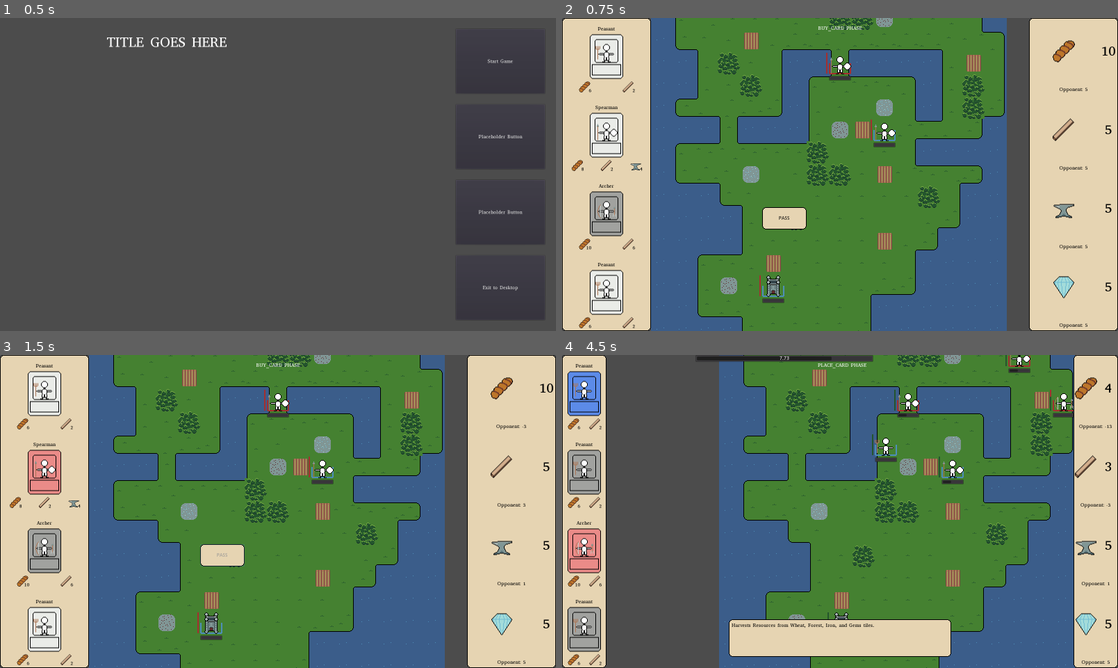
Above: before the commit, frames 1-4 (two rows, left to right).
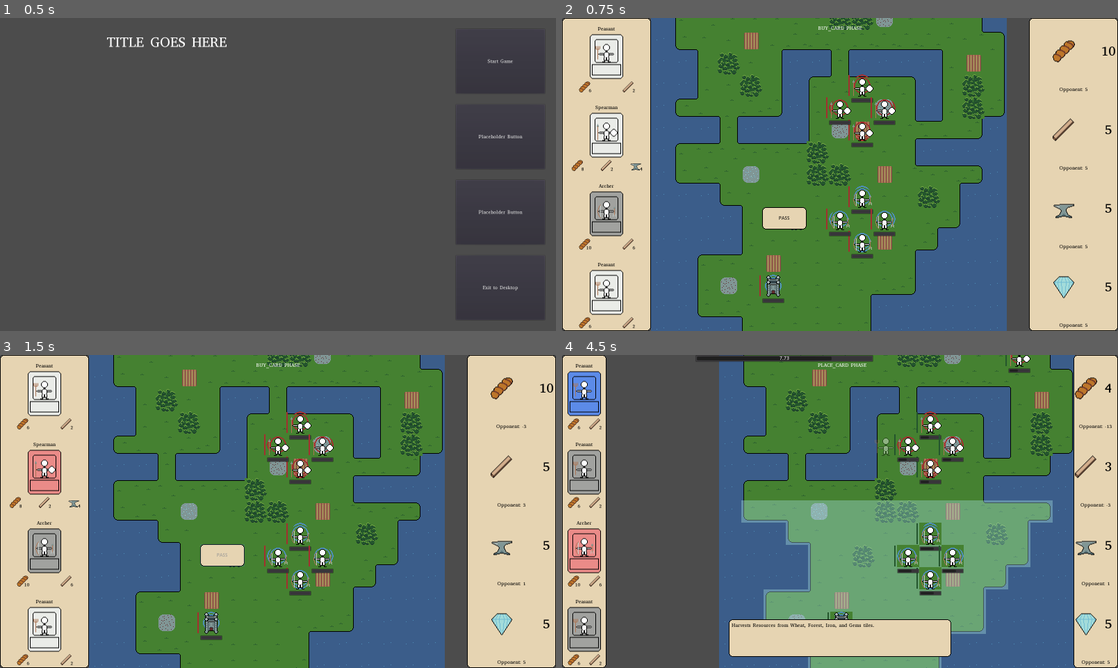
Above: after the commit, the same moments.

Repository: zaneddennis/ld51
Game: Godot game, scene res://MainMenu/MainMenu.tscn
The game is run twice, just before and just after one commit, with the same random seed, the same clock (stepped at 60 frames per second) and the same inputs.
Inputs (mouse positions are in pixels of both pictures, inside the frame that each line leads up to):
- Up to frame 1 (0.5 s): no input
- Up to frame 2 (0.75 s): click "Start Game" at 0.5 s
- Up to frame 3 (1.5 s): click "PASS" at 1.25 s
- Up to frame 4 (4.5 s): move the mouse to (962, 495) at 2.02 s; hold E (rotate_right, bound only after the commit) 2.03-2.78 s; click (962, 495) at 2.1 s; tap Enter at 2.75 s; move the mouse to (728, 527) at 2.77 s; hold Q (rotate_left, bound only after the commit) 2.78-3.5 s; click (728, 527) at 2.85 s; click (584, 392) at 3.52 s; move the mouse to (895, 442) at 4.27 s; hold E (rotate_right, bound only after the commit) from 4.28 s (still down); click (895, 442) at 4.35 s

Frame 1 is identical in both runs. In frame 2, 1.9% of the frame differs, in the area x 36-60%, y 11-90%; in frame 3, 1.9%; in frame 4, 18%, in the area x 32-92%, y 0-100%.
Error after the commit: Invalid get index '0' (on base: 'Array'). (res://ActiveGame/PlaceUnitIndicator.gd:54)

Commit message:
added rotation to units

Diff:
--- a/ActiveGame/ActiveGame.gd
+++ b/ActiveGame/ActiveGame.gd
@@ -80,7 +80,7 @@
 #		p.hide()
 
 
-func SpawnUnit(unitName, coords, team=0):
+func SpawnUnit(unitName, coords, team=0, dir=0):
 	var tm = get_node("World/Tilemaps/Units")
 	var unitTileId = tm.tile_set.find_tile_by_name(unitName)
 	tm.set_cellv(coords, unitTileId)
@@ -90,9 +90,10 @@
 	ui.unitName = unitName
 	ui.unitTeam = team
 	ui.coords = coords
+	ui.unitDir = dir
 	ui.Activate()
 
-func SpawnFadingAlert(coords, text="", color="", spritePath=""):
+func SpawnFadingAlert(coords, text="", color="", spritePath="", dir=0):
 	var fa = FadingAlert.instance()
 	$World.add_child(fa)
 	fa.position = (coords * 64) + Vector2(32, 32)
@@ -104,8 +105,9 @@
 
 	if spritePath:
 		fa.get_node("Sprite").texture = load("res://" + spritePath)
+		fa.get_node("Sprite").rotation = dir * (PI/2)
 
-func SpawnAOEEffect(coords, map, effect="Damage", spritepath=""):
+func SpawnAOEEffect(coords, map, effect="Damage", spritepath="", dir=0):
 	var aoe = AOE.instance()
 	$World.add_child(aoe)
 	aoe.position = (coords * 64)
@@ -114,7 +116,7 @@
 		var tileId = aoe.get_node("TileMap").tile_set.find_tile_by_name(effect)
 		aoe.get_node("TileMap").set_cellv(v, tileId)
 		if spritepath:
-			SpawnFadingAlert(coords + v, "", "", spritepath)
+			SpawnFadingAlert(coords + v, "", "", spritepath, dir)
 
 
 func CheckAOE_OLD(coords, map, attack, isMagic=false):
--- a/ActiveGame/ActiveGame.tscn
+++ b/ActiveGame/ActiveGame.tscn
@@ -1673,7 +1673,7 @@
 z_index = 1
 tile_set = SubResource( 4 )
 format = 1
-tile_data = PoolIntArray( 8, 0, 0, 196616, 4, 0, 393226, 4, 0, 851973, 0, 0 )
+tile_data = PoolIntArray( 8, 0, 0, 262153, 4, 0, 327688, 4, 0, 327690, 4, 0, 393225, 4, 0, 589833, 3, 0, 655368, 3, 0, 655370, 3, 0, 720905, 3, 0, 851973, 0, 0 )
 
 [node name="UnitPlacement" type="TileMap" parent="World/Tilemaps"]
 modulate = Color( 1, 1, 1, 0.392157 )
@@ -1693,16 +1693,55 @@
 unitTeam = 1
 coords = Vector2( 8, 0 )
 
-[node name="UnitInstance2" parent="World/Units" instance=ExtResource( 17 )]
-position = Vector2( 544, 224 )
+[node name="UnitInstance10" parent="World/Units" instance=ExtResource( 17 )]
+position = Vector2( 608, 288 )
 unitName = "Spearman"
 unitTeam = 1
-coords = Vector2( 8, 3 )
-
-[node name="UnitInstance3" parent="World/Units" instance=ExtResource( 17 )]
-position = Vector2( 672, 416 )
+coords = Vector2( 9, 4 )
+
+[node name="UnitInstance11" parent="World/Units" instance=ExtResource( 17 )]
+position = Vector2( 672, 352 )
 unitName = "Spearman"
-coords = Vector2( 10, 6 )
+unitTeam = 1
+unitDir = 1
+coords = Vector2( 10, 5 )
+
+[node name="UnitInstance12" parent="World/Units" instance=ExtResource( 17 )]
+position = Vector2( 608, 416 )
+unitName = "Spearman"
+unitTeam = 1
+unitDir = 2
+coords = Vector2( 9, 6 )
+
+[node name="UnitInstance13" parent="World/Units" instance=ExtResource( 17 )]
+position = Vector2( 544, 352 )
+unitName = "Spearman"
+unitTeam = 1
+unitDir = 3
+coords = Vector2( 8, 5 )
+
+[node name="UnitInstance14" parent="World/Units" instance=ExtResource( 17 )]
+position = Vector2( 608, 608 )
+unitName = "Archer"
+coords = Vector2( 9, 9 )
+
+[node name="UnitInstance15" parent="World/Units" instance=ExtResource( 17 )]
+position = Vector2( 672, 672 )
+unitName = "Archer"
+unitDir = 1
+coords = Vector2( 10, 10 )
+
+[node name="UnitInstance16" parent="World/Units" instance=ExtResource( 17 )]
+position = Vector2( 608, 736 )
+unitName = "Archer"
+unitDir = 2
+coords = Vector2( 9, 11 )
+
+[node name="UnitInstance17" parent="World/Units" instance=ExtResource( 17 )]
+position = Vector2( 544, 672 )
+unitName = "Archer"
+unitDir = 3
+coords = Vector2( 8, 10 )
 
 [node name="Projectiles" type="Node2D" parent="World"]
 
--- a/ActiveGame/PlaceUnitIndicator.gd
+++ b/ActiveGame/PlaceUnitIndicator.gd
@@ -2,6 +2,8 @@
 
 
 onready var ag = get_node("/root/ActiveGame")
+
+var unitDir = 0
 
 
 func _ready():
@@ -15,8 +17,47 @@
 func Activate(unitName):
 	var unitTileId = ag.get_node("World/Tilemaps/Units").tile_set.find_tile_by_name(unitName)
 	var unitTextureRegion = ag.get_node("World/Tilemaps/Units").tile_set.tile_get_region(unitTileId)
-	#var unitTexture = unitsTexture.duplicate()
-	#print(unitTexture)
 
-	#$Sprite.texture = unitTexture
 	$Sprite.region_rect = unitTextureRegion
+
+	var unitType = Database.cards[unitName]["unitType"]
+
+	match unitType:
+		"projectile":
+			var maxRange = Database.cards[unitName]["maxRange"]
+			for i in range(1, 1+maxRange):
+				$TileMap.set_cell(0, i, 0)
+
+		"melee":
+			var aoeMap = Database.cards[unitName]["aoeMap"]
+			for v in aoeMap:
+				$TileMap.set_cellv(v, 0)
+
+		"mage":
+			var color = 0
+			if unitName == "Woodland Sage":
+				color = 1
+
+			#var aoeMap = Database.cards[unitName]["aoeMap"]
+			var spell = Database.cards[unitName]["spell"]
+			var aoeMap = Spells.maps[spell]
+			for v in aoeMap:
+				$TileMap.set_cellv(v, color)
+
+		_:
+			pass
+
+
+# takes either 1 or -1
+func Rotate(dir=1):
+	var used_cells = $TileMap.get_used_cells()
+	var color = $TileMap.get_cellv(used_cells[0])
+
+	$TileMap.clear()
+
+	for v in used_cells:
+		$TileMap.set_cellv(v.rotated(dir * (PI/2)), color)
+
+	unitDir = (unitDir + dir) % 4
+	if unitDir < 0:
+		unitDir = 4 + unitDir
--- a/ActiveGame/PlaceUnitIndicator.tscn
+++ b/ActiveGame/PlaceUnitIndicator.tscn
@@ -1,7 +1,38 @@
-[gd_scene load_steps=3 format=2]
+[gd_scene load_steps=5 format=2]
 
 [ext_resource path="res://ActiveGame/Art/Tiles/Units.png" type="Texture" id=1]
 [ext_resource path="res://ActiveGame/PlaceUnitIndicator.gd" type="Script" id=2]
+[ext_resource path="res://ActiveGame/Art/Tiles/Tileset_AOE.png" type="Texture" id=3]
+
+[sub_resource type="TileSet" id=1]
+0/name = "Hurt"
+0/texture = ExtResource( 3 )
+0/tex_offset = Vector2( 0, 0 )
+0/modulate = Color( 1, 1, 1, 1 )
+0/region = Rect2( 0, 0, 64, 64 )
+0/tile_mode = 0
+0/occluder_offset = Vector2( 0, 0 )
+0/navigation_offset = Vector2( 0, 0 )
+0/shape_offset = Vector2( 0, 0 )
+0/shape_transform = Transform2D( 1, 0, 0, 1, 0, 0 )
+0/shape_one_way = false
+0/shape_one_way_margin = 0.0
+0/shapes = [  ]
+0/z_index = 0
+1/name = "Heal"
+1/texture = ExtResource( 3 )
+1/tex_offset = Vector2( 0, 0 )
+1/modulate = Color( 1, 1, 1, 1 )
+1/region = Rect2( 64, 0, 64, 64 )
+1/tile_mode = 0
+1/occluder_offset = Vector2( 0, 0 )
+1/navigation_offset = Vector2( 0, 0 )
+1/shape_offset = Vector2( 0, 0 )
+1/shape_transform = Transform2D( 1, 0, 0, 1, 0, 0 )
+1/shape_one_way = false
+1/shape_one_way_margin = 0.0
+1/shapes = [  ]
+1/z_index = 0
 
 [node name="PlaceUnitIndicator" type="Node2D"]
 script = ExtResource( 2 )
@@ -11,3 +42,9 @@
 texture = ExtResource( 1 )
 region_enabled = true
 region_rect = Rect2( 0, 0, 64, 64 )
+
+[node name="TileMap" type="TileMap" parent="."]
+modulate = Color( 1, 1, 1, 0.392157 )
+position = Vector2( -32, -32 )
+tile_set = SubResource( 1 )
+format = 1
--- a/ActiveGame/Projectile.gd
+++ b/ActiveGame/Projectile.gd
@@ -4,7 +4,7 @@
 onready var ag = get_node("/root/ActiveGame")
 
 
-export var direction = -1
+var direction = Vector2(0, 0)
 var speed = 96
 var maxRange = 0  # tiles
 var damage = 0
@@ -17,7 +17,7 @@
 
 func _process(delta):
 	if ag.phase == "ACTION":
-		var velocity = Vector2(0, direction) * speed
+		var velocity = direction * speed
 		var coll = move_and_collide(velocity * delta)
 
 		if coll:
@@ -31,12 +31,10 @@
 func Activate(pos, dir, mr, a):
 	startPos = pos
 
-	direction = dir
-	if direction == 1:  # down
-		$Sprite.flip_v = true
-		startPos.y += 64
-	else:
-		startPos.y -= 64
+	direction = Vector2(0, -1).rotated(dir * (PI/2))
+	startPos += direction * 64
+
+	$Sprite.rotation = dir * (PI/2)
 
 	position = startPos
 
--- a/ActiveGame/Spells.gd
+++ b/ActiveGame/Spells.gd
@@ -2,6 +2,36 @@
 
 
 var ag
+
+var maps = {
+	"Piercing_Bolt": [
+		Vector2(0, -1),
+		Vector2(0, -2),
+	],
+
+	"Healing_Aura": [
+		Vector2(-1, -1),
+		Vector2(0, -1),
+		Vector2(1, -1),
+		Vector2(-1, 0),
+		Vector2(1, 0),
+		Vector2(-1, 1),
+		Vector2(0, 1),
+		Vector2(1, 1)
+	],
+
+	"Fireball": [
+		Vector2(-1, -1),
+		Vector2(0, -1),
+		Vector2(1, -1),
+		Vector2(-1, -2),
+		Vector2(0, -2),
+		Vector2(1, -2),
+		Vector2(-1, -3),
+		Vector2(0, -3),
+		Vector2(1, -3),
+	]
+}
 
 
 func _ready():
@@ -18,47 +48,49 @@
 
 
 func Piercing_Bolt(ui):
-	var aoeMap = [
-		Vector2(0, -1),
-		Vector2(0, -2),
-	]
+	#var aoeMap = [
+	#	Vector2(0, -1),
+	#	Vector2(0, -2),
+	#]
+	var aoeMap = maps["Piercing_Bolt"]
 
-	# todo: handle team
+	aoeMap = Util.TransformAOEMap(aoeMap, ui.unitDir)
 
-	ag.SpawnAOEEffect(ui.coords, aoeMap, "Damage", "ActiveGame/Art/Attacks/PiercingBolt.png")
+	ag.SpawnAOEEffect(ui.coords, aoeMap, "Damage", "ActiveGame/Art/Attacks/PiercingBolt.png", ui.unitDir)
 	ag.CheckAOE_v2(ui.coords, aoeMap, "attack", {"attack": ui.attack, "isMagic": true})
 
 func Healing_Aura(ui):
-	var aoeMap = [
-		Vector2(-1, -1),
-		Vector2(0, -1),
-		Vector2(1, -1),
-		Vector2(-1, 0),
-		Vector2(1, 0),
-		Vector2(-1, 1),
-		Vector2(0, 1),
-		Vector2(1, 1)
-	]
+	#var aoeMap = [
+	#	Vector2(-1, -1),
+	#	Vector2(0, -1),
+	#	Vector2(1, -1),
+	#	Vector2(-1, 0),
+	#	Vector2(1, 0),
+	#	Vector2(-1, 1),
+	#	Vector2(0, 1),
+	#	Vector2(1, 1)
+	#
+	var aoeMap = maps["Healing_Aura"]
 
-	# todo: handle team
+	# doesn't need to handle direction cause it's a circle
 
 	ag.SpawnAOEEffect(ui.coords, aoeMap, "Heal", "ActiveGame/Art/Attacks/Heal.png")
 	ag.CheckAOE_v2(ui.coords, aoeMap, "heal", {"heal": 2})
 
 func Fireball(ui):
-	var aoeMap = [
-		Vector2(-1, -1),
-		Vector2(0, -1),
-		Vector2(1, -1),
-		Vector2(-1, -2),
-		Vector2(0, -2),
-		Vector2(1, -2),
-		Vector2(-1, -3),
-		Vector2(0, -3),
-		Vector2(1, -3),
-	]
-
-	# todo: handle team
+	#var aoeMap = [
+	#	Vector2(-1, -1),
+	#	Vector2(0, -1),
+	#	Vector2(1, -1),
+	#	Vector2(-1, -2),
+	#	Vector2(0, -2),
+	#	Vector2(1, -2),
+	#	Vector2(-1, -3),
+	#	Vector2(0, -3),
+	#	Vector2(1, -3),
+	#]
+	var aoeMap = maps["Fireball"]
+	aoeMap = Util.TransformAOEMap(aoeMap, ui.unitDir)
 
 	ag.SpawnAOEEffect(ui.coords, aoeMap, "Damage", "ActiveGame/Art/Attacks/Fireball.png")
 	ag.CheckAOE_v2(ui.coords, aoeMap, "attack", {"attack": ui.attack, "isMagic": true})
--- a/ActiveGame/UI/UIManager.gd
+++ b/ActiveGame/UI/UIManager.gd
@@ -49,6 +49,11 @@
 			print("Selecting tile")
 			SelectTile(coords)
 			$PlaceCard/Timer.start()
+
+		if Input.is_action_just_pressed("rotate_left"):
+			ag.get_node("World/VFX/PlaceUnitIndicator").Rotate(-1)
+		elif Input.is_action_just_pressed("rotate_right"):
+			ag.get_node("World/VFX/PlaceUnitIndicator").Rotate(1)
 
 
 func ProcessAction():
@@ -190,30 +195,11 @@
 	$BuyCard/Timer.start()
 
 func SelectTile(coords):
-	#var up = ag.get_node("World/Tilemaps/UnitPlacement")
-	#if up.get_cellv(coords) == 0:  # if tile is valid for unit placement
-	ag.SpawnUnit(playerSelection, coords)
-	ag.get_node("World/VFX/PlaceUnitIndicator").queue_free()
+	var pui = ag.get_node("World/VFX/PlaceUnitIndicator")
+
+	ag.SpawnUnit(playerSelection, coords, 0, pui.unitDir)
+	pui.queue_free()
 	ag.get_node("World/Tilemaps/UnitPlacement").clear()
-
-	"""# opponent validity map
-	var bestY = 0
-	for ui in ag.get_node("World/Units").get_children():
-		if ui.unitTeam == 1 and ui.coords.y > bestY:
-			bestY = ui.coords.y
-	bestY += 1
-
-	var tmTerrain = ag.get_node("World/Tilemaps/TileMap")
-	var tmUnits = ag.get_node("World/Tilemaps/Units")
-
-	# opponent place unit
-	var oCoords = Vector2(randi()%16, randi()%16)
-	while oCoords.y > bestY:
-		oCoords = Vector2(randi()%16, randi()%16)
-	print("Opponent places at ", oCoords)
-	ag.SpawnUnit(opponentSelection, oCoords, 1)
-
-	# todo: VFX highlight"""
 
 	OpponentPlaceUnit()
 
--- a/ActiveGame/UnitInstance.gd
+++ b/ActiveGame/UnitInstance.gd
@@ -9,6 +9,8 @@
 
 export var unitName = ""
 export var unitTeam = 0
+export var unitDir = 0  # quarter turns clockwise past 0,-1
+
 var unitType = ""
 
 var hp = 0
@@ -107,21 +109,20 @@
 		ag.opponentResources[resource] += 1
 		ag.SpawnFadingAlert(coords, "+1 %s" % resource, "red")
 
+# fire ranged weapon
 func Shoot():
 	var p = Projectile.instance()
 	get_node("/root/ActiveGame/World/Projectiles").add_child(p)
-	p.Activate(position, (float(unitTeam) - 0.5)*2, maxRange, attack)
+	p.Activate(position, unitDir, maxRange, attack)
 
 # swing melee weapon
 func Hit():
 	var aoeMap = Database.cards[unitName]["aoeMap"].duplicate(true)
 	var attackTexture = Database.cards[unitName]["attackTexture"]
 
-	if unitTeam == 1:
-		for i in range(len(aoeMap)):
-			aoeMap[i].y = abs(aoeMap[i].y)
-
-	ag.SpawnAOEEffect(coords, aoeMap, "Damage", "ActiveGame/Art/Attacks/%s" % attackTexture)
+	aoeMap = Util.TransformAOEMap(aoeMap, unitDir)
+
+	ag.SpawnAOEEffect(coords, aoeMap, "Damage", "ActiveGame/Art/Attacks/%s" % attackTexture, unitDir)
 	ag.CheckAOE_v2(coords, aoeMap, "attack", {"attack": attack, "isMagic": false})
 
 func Cast():
@@ -176,6 +177,7 @@
 	position = coords * 64 + Vector2(32, 32)
 
 	$Sprite.region_rect = Rect2(Vector2(64, 0) * unitTeam, Vector2(64, 64))
+	$Sprite.rotation = (PI/2) * unitDir
 
 	var unitInfo = Database.cards[unitName]
 
--- /dev/null
+++ b/Util.gd
@@ -0,0 +1,12 @@
+extends Node
+
+
+func _ready():
+	pass
+
+
+func TransformAOEMap(map, dir):
+	var result = []
+	for v in map:
+		result.append(v.rotated(dir*(PI/2)))
+	return result
--- /dev/null
+++ b/Util.tscn
@@ -0,0 +1,6 @@
+[gd_scene load_steps=2 format=2]
+
+[ext_resource path="res://Util.gd" type="Script" id=1]
+
+[node name="Util" type="Node"]
+script = ExtResource( 1 )
--- a/project.godot
+++ b/project.godot
@@ -18,13 +18,13 @@
 
 Database="*res://Database.tscn"
 Spells="*res://ActiveGame/Spells.tscn"
+Util="*res://Util.tscn"
 
 [display]
 
 window/size/width=1600
 window/size/height=900
 window/size/resizable=false
-window/size/fullscreen=true
 window/stretch/aspect="keep"
 
 [input]
@@ -32,6 +32,16 @@
 left_click={
 "deadzone": 0.5,
 "events": [ Object(InputEventMouseButton,"resource_local_to_scene":false,"resource_name":"","device":0,"alt":false,"shi …(212 unchanged characters)…
+ ]
+}
+rotate_left={
+"deadzone": 0.5,
+"events": [ Object(InputEventKey,"resource_local_to_scene":false,"resource_name":"","device":0,"alt":false,"shift":false,"control":false,"meta":false,"command":false,"pressed":false,"scancode":81,"physical_scancode":0,"unicode":0,"echo":false,"script":null)
+ ]
+}
+rotate_right={
+"deadzone": 0.5,
+"events": [ Object(InputEventKey,"resource_local_to_scene":false,"resource_name":"","device":0,"alt":false,"shift":false,"control":false,"meta":false,"command":false,"pressed":false,"scancode":69,"physical_scancode":0,"unicode":0,"echo":false,"script":null)
  ]
 }
 
Binary file changed: ActiveGame/Art/Textures/TeamIndicators.aseprite
Binary file changed: ActiveGame/Art/Textures/TeamIndicators.png
